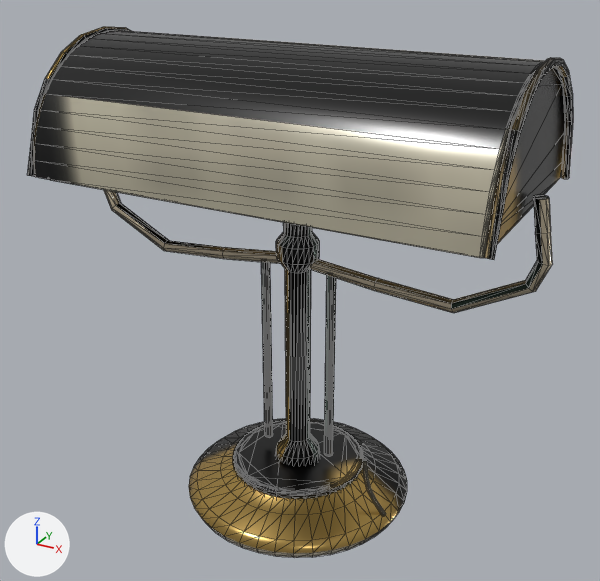
The glTF model game/offices/assets/crafted/lamp-05.gltf, before and after one commit.
Rendered twice from a 50 mm camera at (0.399, -0.72, 0.624) aimed at (0.002, 0.002, 0.263). Arrows for +X, +Y and +Z are at lower left; the lights stay in place. The first picture is the older version. Mesh edges are drawn as thin lines. Vertices at exactly the same position are counted once.

Names of what the first picture shows: 'lamp-05'.
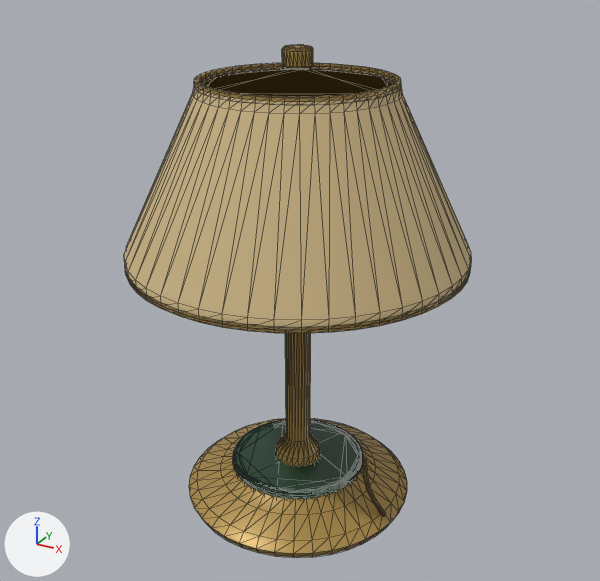
Location of each change, [x1, y1, x2, y2] in pixels of the pictures (600 x 581 px):
'lamp-05', surface changed, reshaped (36% narrower): before [27, 27, 573, 558]; after [124, 45, 472, 558]
part 1 of me_turned_profile_018, rebuilt (34% narrower, 15% taller): before [34, 30, 565, 258]; after [124, 67, 472, 330]
part 2 of me_turned_profile_018, added: after [125, 271, 471, 333]
part 3 of me_turned_profile_018, added: after [194, 63, 401, 102]
part 4 of me_turned_profile_018, added (brown): after [282, 45, 313, 70]
part 5 of me_turned_profile_018, deleted: before [27, 27, 573, 456]
part 6 of me_turned_profile_018, surface changed: before [189, 222, 407, 558]; after [189, 333, 407, 558]

What the commit changed:
In material 'Satin brass' (mat_satin_brass), metallic goes from 0.72 to 0.28.
In material 'Satin brass' (mat_satin_brass), roughness goes from 0.27 to 0.44.
Material 'Woven warm shade 4' (mat_woven_warm_shade_4) is new.
Its texture is img_desk_baked_color_ao.
Its roughness is 0.8.
me_turned_profile_018 is used by ob_lamp_05; location (0.0, 0.0, 0.0).
me_turned_profile_018 had 1632 vertices, 3206 faces and spanned x -0.262..0.262, y -0.133..0.133, z 0.0..0.524.
me_turned_profile_018 now has 1728 vertices, 3616 faces and spans x -0.18..0.18, y -0.18..0.18, z 0.0..0.518.
me_turned_profile_018 part 1: the loose piece of 200 vertices spanning x -0.235..0.235, y -0.13..0.13, z 0.39..0.52 is rebuilt with 384 vertices and now spans x -0.18..0.18, y -0.18..0.18, z 0.305..0.485, in mat_woven_warm_shade_4 (picture img_desk_baked_color_ao).
me_turned_profile_018 part 2: a new loose piece of 192 vertices spanning x -0.18..0.18, y -0.18..0.18, z 0.302..0.308, in mat_satin_brass (picture img_desk_baked_color_ao).
me_turned_profile_018 part 3: a new loose piece of 192 vertices spanning x -0.1..0.1, y -0.1..0.1, z 0.482..0.488, in mat_satin_brass (picture img_desk_baked_color_ao).
me_turned_profile_018 part 4: a new loose piece of 192 vertices spanning x -0.015..0.015, y -0.015..0.015, z 0.498..0.518, in mat_satin_brass (picture img_desk_baked_color_ao).
me_turned_profile_018 part 5: 6 loose pieces with 664 vertices, spanning x -0.262..0.262, y -0.133..0.133, z 0.065..0.524, are deleted.
me_turned_profile_018 part 6: 1520 kept faces spanning x -0.13..0.13, y -0.13..0.13, z 0.0..0.36 get new texture (UV) coordinates.
me_turned_profile_018 no longer uses material mat_lamp_fired_enamel_4 (picture img_desk_baked_color_ao).
me_turned_profile_018 no longer uses material mat_warm_ivory_keys (picture img_desk_baked_color_ao).
me_turned_profile_018 gains material mat_woven_warm_shade_4 (picture img_desk_baked_color_ao).
